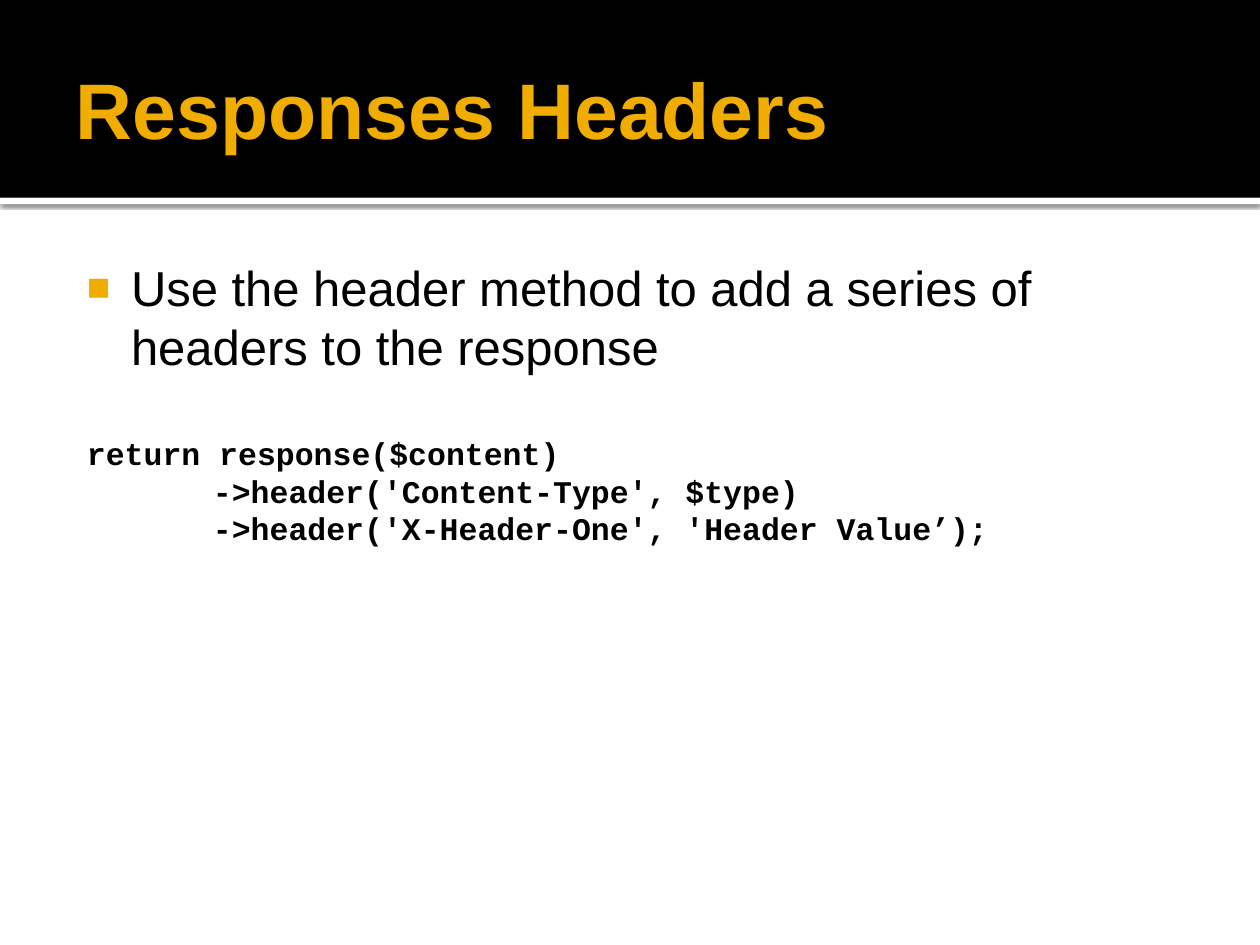
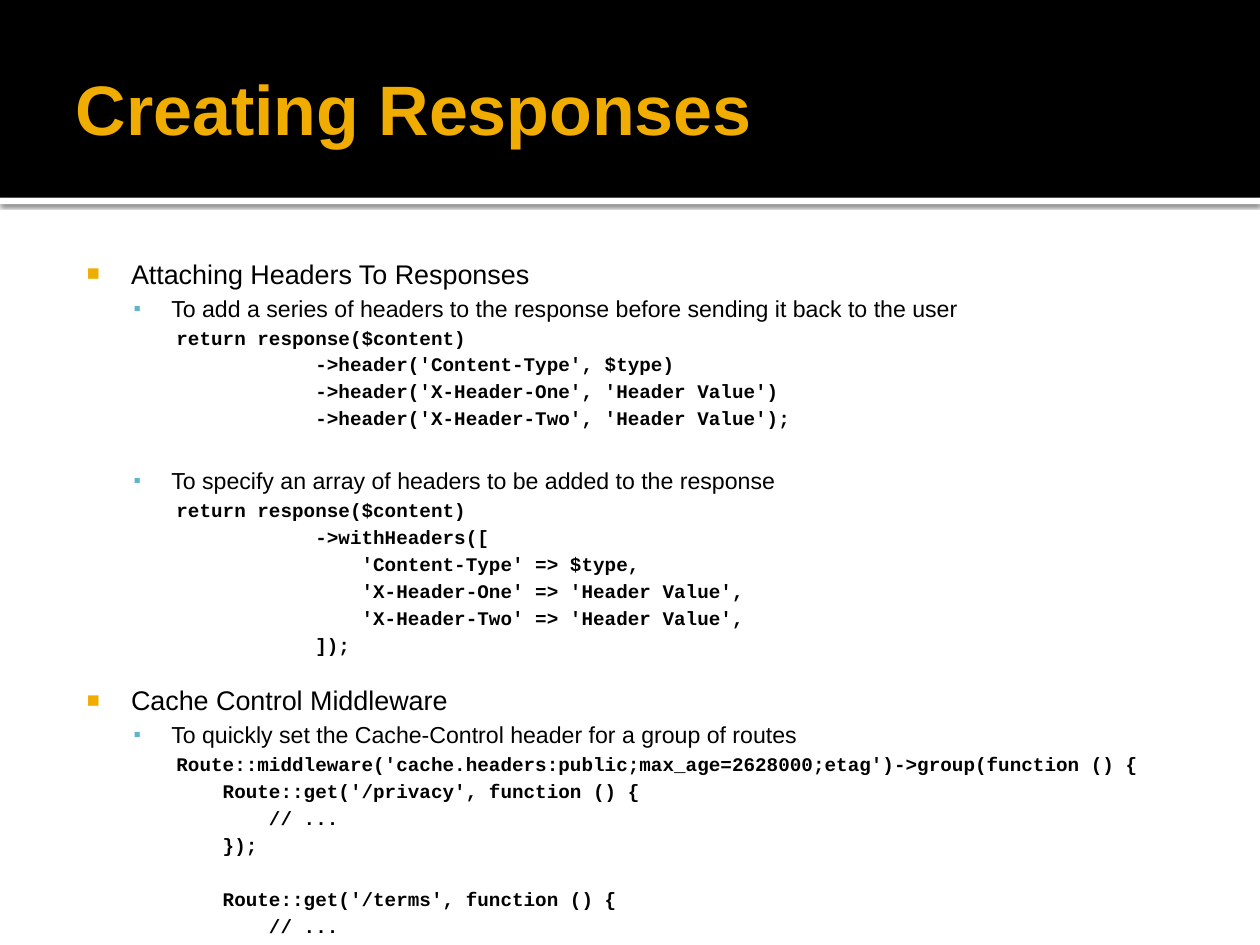
Before and after one commit to peraktechnology/laravel, a slide deck: slide 27 of 8. Request & Response/Laravel Request & Response.pptx. Drawn at 1260x945 pixels with LibreOffice and Linux fonts; fonts in the diff are those of the drawing; background and template pictures are left out. Boxes give left, top, right and bottom in pixels: in the first picture for what was removed or moved away, otherwise in the second. Text is boxed around its words. In the diff, an @@ line names an element or a change of style, - is before the commit and + after.

Commit message:
Request & Response

```diff
--- a/8. Request & Response/Laravel Request & Response.pptx
+++ b/8. Request & Response/Laravel Request & Response.pptx
@@ title at (76,84,752,148): text changed; size 45 to 40 pt @@
-Responses Headers
+Creating Responses
@@ text at (131,264,957,322): text changed; size 28 to 13.2 pt @@
-■ Use the header method to add a series of headers to the response
+■ Attaching Headers To Responses
+  ▪ To add a series of headers to the response before sending it back to the user
@@ text at (176,331,674,375): size 18 to 11 pt in "return response($content)", "->header('Content-Type', $type)"; list level 1 to 3 in "return response($content)"; list level 1 to 3 in "->header('Content-Type', $type)" @@
@@ text at (131,385,1079,910): text changed; size 18 to 11 pt @@
-->header('X-Header-One', 'Header Value’);
+    ->header('X-Header-One', 'Header Value')
+    ->header('X-Header-Two', 'Header Value');
+  ▪ To specify an array of headers to be added to the response
+    return response($content)
+    ->withHeaders([
+    'Content-Type' => $type,
+    'X-Header-One' => 'Header Value',
+    'X-Header-Two' => 'Header Value',
+    ]);
+■ Cache Control Middleware
+  ▪ To quickly set the Cache-Control header for a group of routes
+    Route::middleware('cache.headers:public;max_age=2628000;etag')->group(function () {
+    Route::get('/privacy', function () {
+    // ...
+    });
+    Route::get('/terms', function () {
+    // ...
+    });
+    });
```
Also in this commit, not shown: 14 other slides changed, 20 slides added, 16 slides removed.
